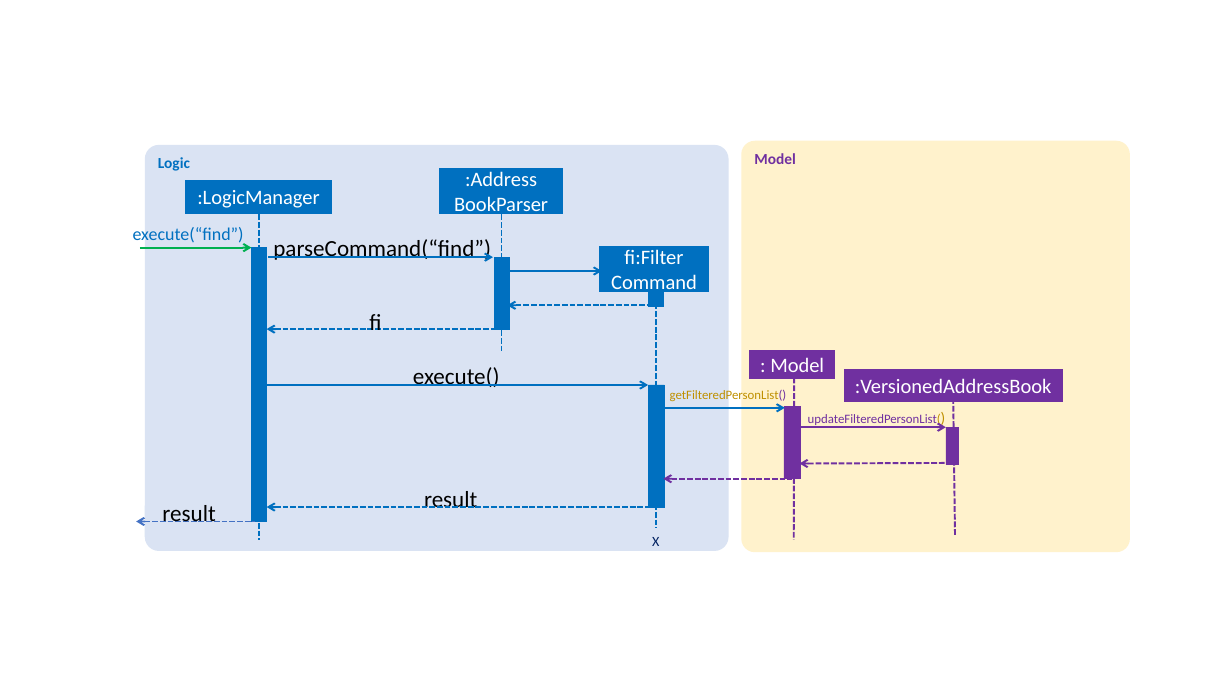
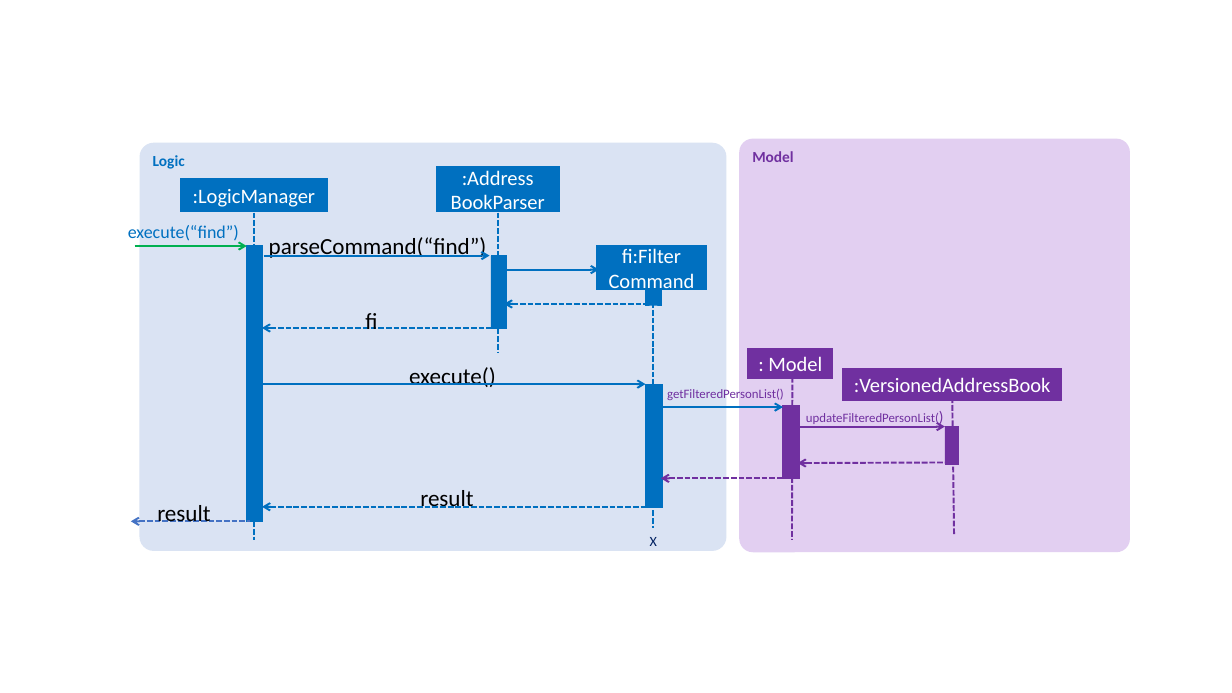
Before and after one commit to wm28/main, a slide deck: slide 1 of docs/diagrams/FindSequenceDiagram.pptx. Drawn at 1232x693 pixels with LibreOffice and Linux fonts; fonts in the diff are those of the drawing. Boxes give left, top, right and bottom in pixels: in the first picture for what was removed or moved away, otherwise in the second. Text is boxed around its words. In the diff, an @@ line names an element or a change of style, - is before the commit and + after.

Commit message:
Modified FindSequenceDiagram and PPP

```diff
--- a/docs/diagrams/FindSequenceDiagram.pptx
+++ b/docs/diagrams/FindSequenceDiagram.pptx
@@ rounded rectangle "Logic": place and size @@
-rounded rectangle "Logic" at [145,145,729,552]
+rounded rectangle "Logic" at [140,142,726,551]
@@ rounded rectangle "Model" at [739,139,1130,553]: fill #FFF2CC to #E2CFF1 @@
@@ 8 arrows, 6 texts, 4 rectangles, 2 lines: place and size @@
-8 arrows, 6 texts, 4 rectangles, 2 lines at [133,169,656,540]
+8 arrows, 6 texts, 4 rectangles, 2 lines at [128,167,653,540]
@@ text "getFilteredPersonList()" at [667,388,784,403]: text colour #BF9000 to #7030A0 @@
@@ text "updateFilteredPersonList()" at [806,413,939,426]: text colour #BF9000 to #7030A0 in "updateFilteredPersonList()" @@
```
Also in this commit, not shown: 3 other files.
